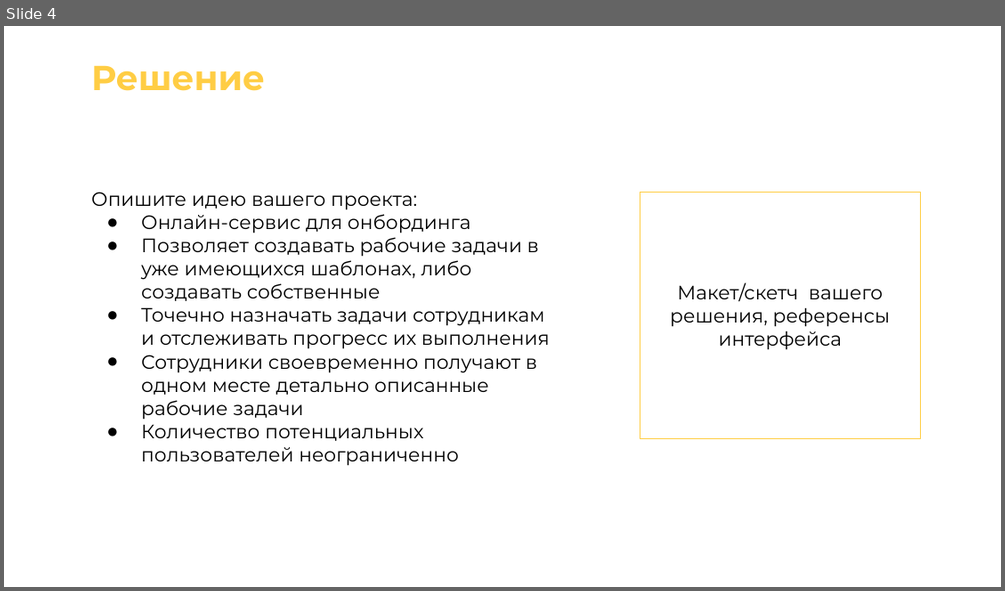
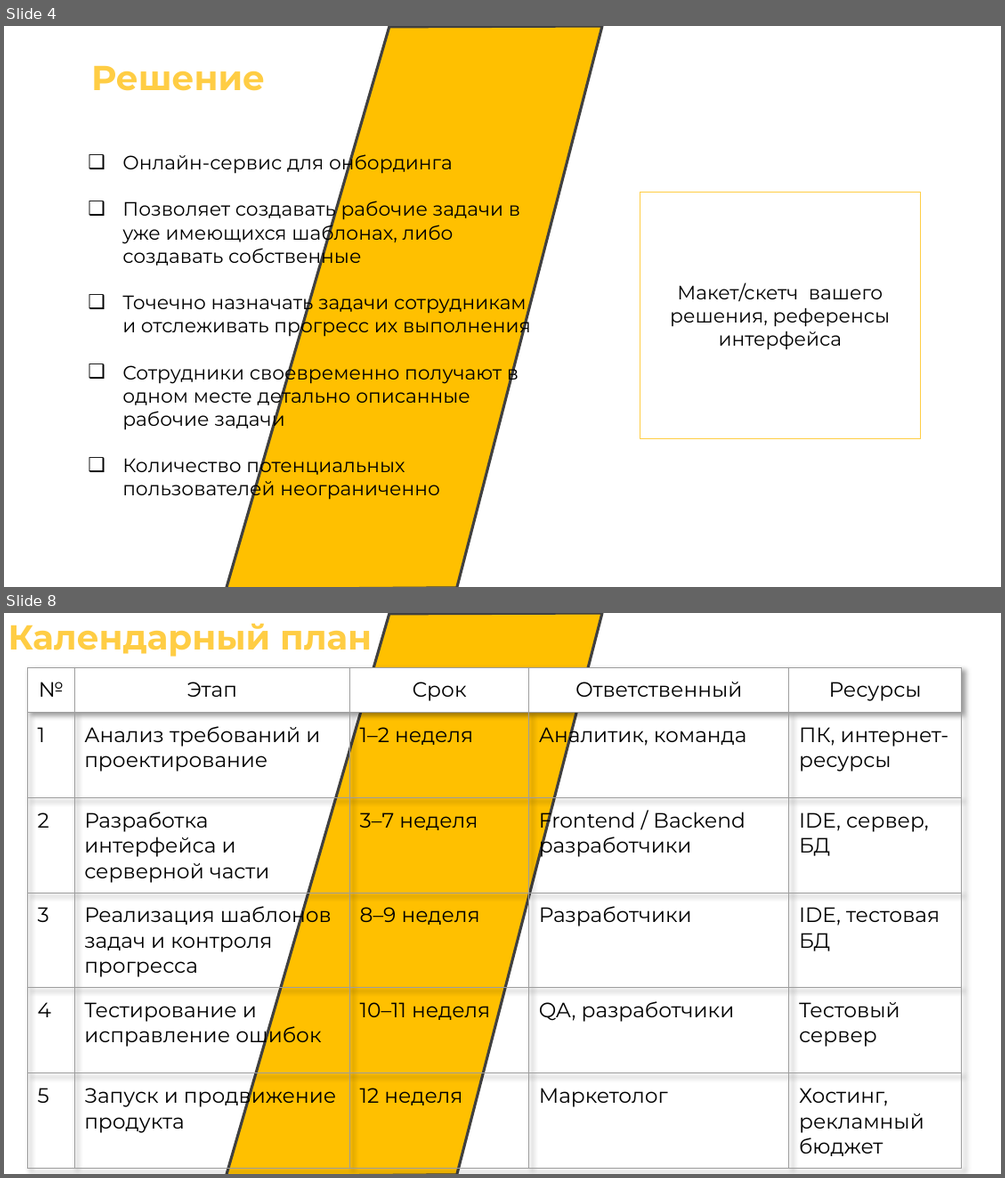
Before and after one commit to zetLighter/tech-pred, a slide deck: Шаблон презентации.pptx. Shown one above the other, each under a label of ours: slide 4 before the commit, slides 4 and 8 after it; the slides between them are not shown. The pictures are 1005x591 and 1005x1178 pixels, drawn with LibreOffice and Linux fonts; fonts in the diff are those of the drawing. Boxes give left, top, right and bottom in pixels: in the first picture for what was removed or moved away, otherwise in the second. Text is boxed around its words. In the diff, an @@ line names an element or a change of style, - is before the commit and + after.

```diff
--- a/Шаблон презентации.pptx
+++ b/Шаблон презентации.pptx
@@ slide 8 added at (x1=4, y1=613, x2=1001, y2=1174), background #FFFFFF; not listed: 1 template element that a slide beside it also shows @@
@@ text added at (x1=8, y1=624, x2=372, y2=657), 25 pt, text #FFCD44, bold @@
+Календарный план
@@ table added at (x1=28, y1=668, x2=962, y2=1168), 6 rows, 5 columns @@
+№ | Этап | Срок | Ответственный | Ресурсы
+1 | Анализ требований и проектирование | 1–2 неделя | Аналитик, команда | ПК, интернет-ресурсы
+2 | Разработка интерфейса и серверной части | 3–7 неделя | Frontend / Backend разработчики | IDE, сервер, БД
+3 | Реализация шаблонов задач и контроля прогресса | 8–9 неделя | Разработчики | IDE, тестовая БД
+4 | Тестирование и исправление ошибок | 10–11 неделя | QA, разработчики | Тестовый сервер
+5 | Запуск и продвижение продукта | 12 неделя | Маркетолог | Хостинг, рекламный бюджет
@@ slide 4 changed as well @@
@@ freeform shape added at (x1=226, y1=26, x2=602, y2=587), fill #FFC000, outline #404040 2 pt @@
@@ text "Онлайн-сервис для онбординга" moved from (x1=91, y1=192, x2=550, y2=466) to (x1=122, y1=151, x2=531, y2=500) @@
@@ text "Онлайн-сервис для онбординга" at (x1=122, y1=151, x2=531, y2=500): bullet ● to ❑ @@
@@ text at (x1=91, y1=192, x2=417, y2=210): paragraph removed @@
-Опишите идею вашего проекта:
```
Also in this commit, not shown: 4 other slides changed, 5 other slides added, 6 slides removed, 1 other file.
